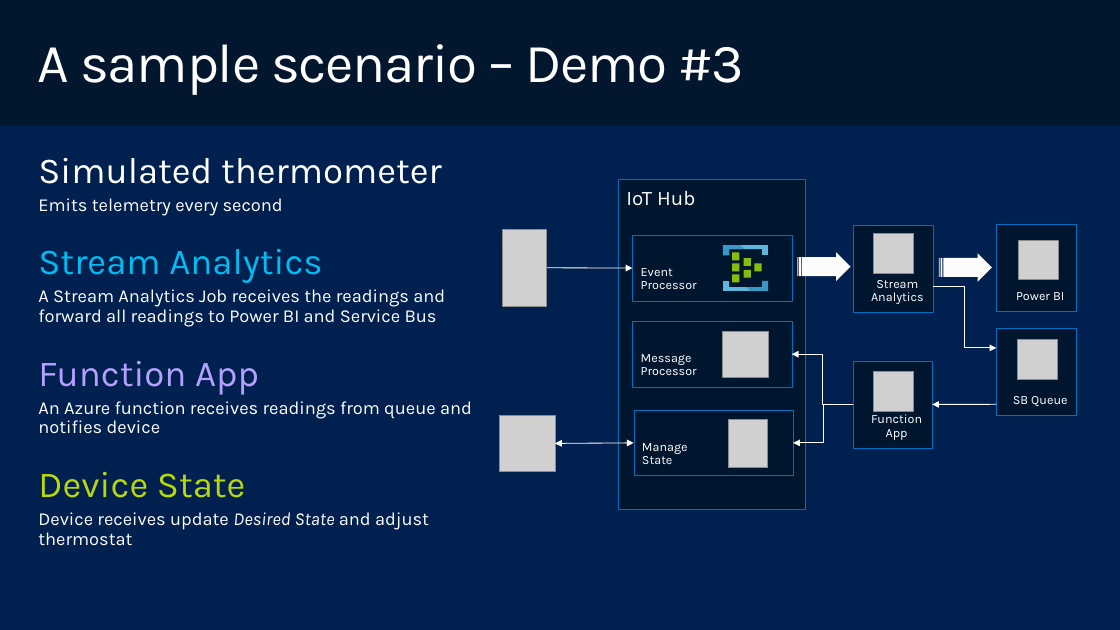
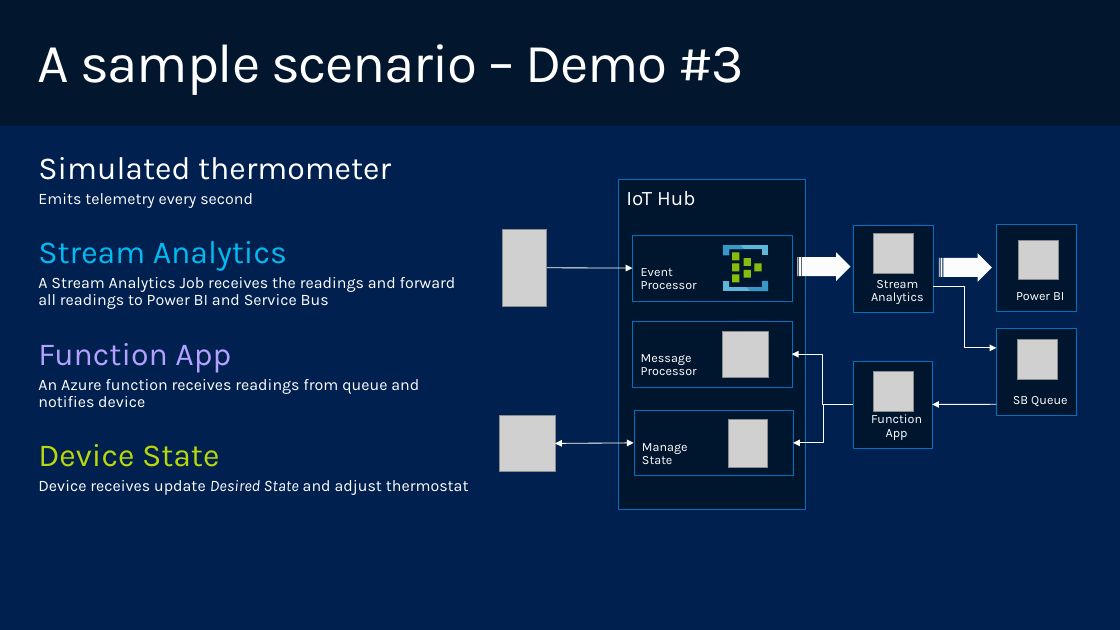
Before and after one commit to wmmihaa/integrate2017, a slide deck: slide 12 of presentation/IoT - Common patterns and practices.pptx (slide 11 before the commit). Drawn at 1120x630 pixels with LibreOffice and Linux fonts; fonts in the diff are those of the drawing; grey boxes stand for pictures; background and template pictures are left out. Boxes give left, top, right and bottom in pixels: in the first picture for what was removed or moved away, otherwise in the second. Text is boxed around its words. In the diff, an @@ line names an element or a change of style, - is before the commit and + after.

```diff
--- a/presentation/IoT - Common patterns and practices.pptx
+++ b/presentation/IoT - Common patterns and practices.pptx
@@ text "Simulated thermometer" at [38, 157, 469, 495]: size 32 to 28 pt in "Simulated thermometer", "Stream Analytics", "Function App", "Device State"; size 16 to 14 pt in "Emits telemetry every second", "A Stream Analytics Job receives the readings ...", "An Azure function receives readings from queue ...", "Device receives update Desired State and adjust ..." @@
```
Also in this commit, not shown: 3 other slides changed, 1 slide added, 3 other files.
